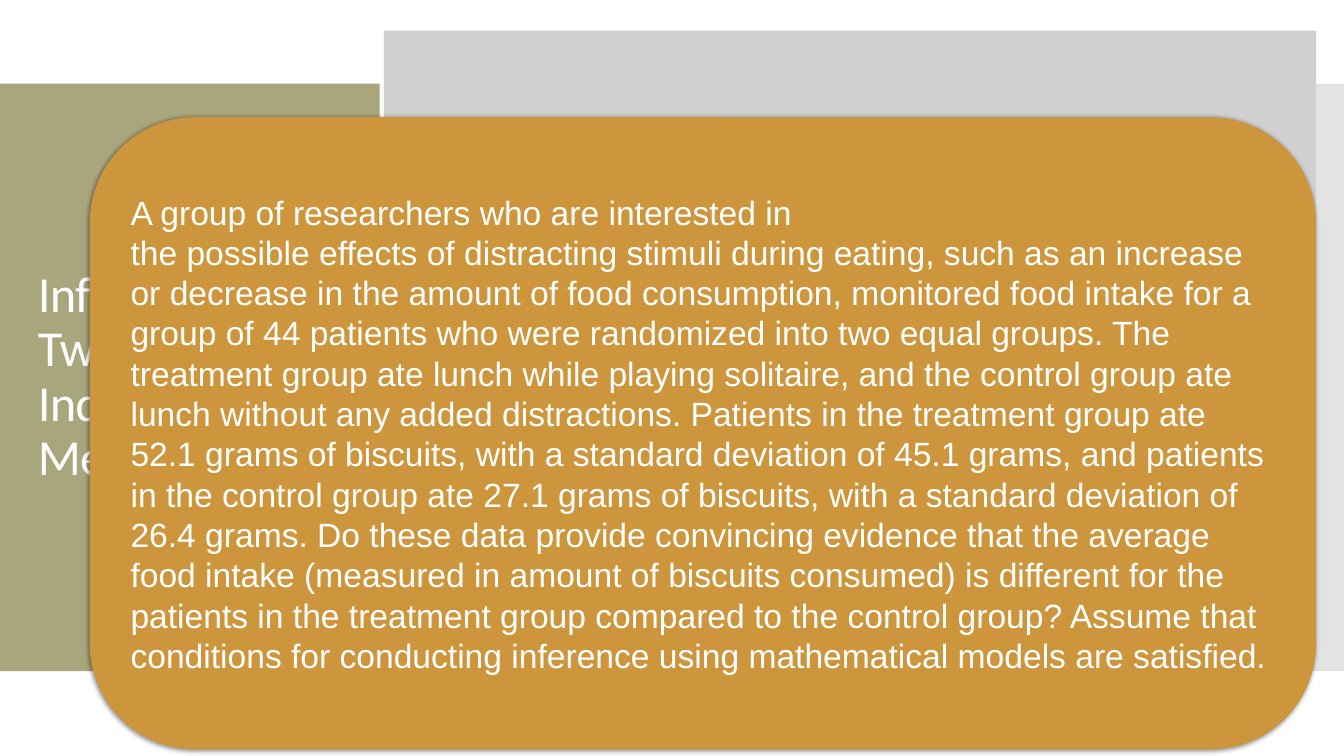
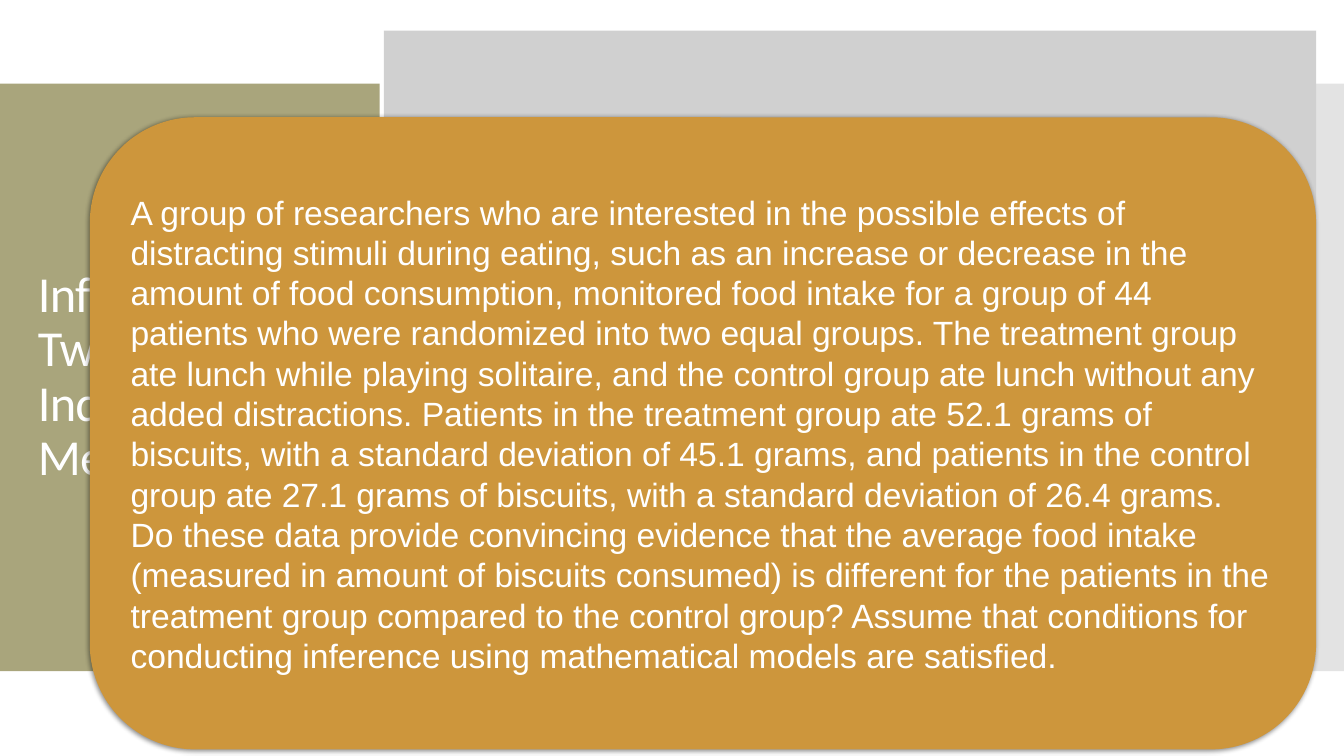
Before and after one commit to amosca01/MATH108-S24, a slide deck: slide 32 of slides/13-numerical-inference-pt1.pptx (slide 31 before the commit). Drawn at 1344x756 pixels with LibreOffice and Linux fonts; fonts in the diff are those of the drawing; grey boxes stand for pictures. Boxes give left, top, right and bottom in pixels: in the first picture for what was removed or moved away, otherwise in the second. Text is boxed around its words. In the diff, an @@ line names an element or a change of style, - is before the commit and + after.

```diff
--- a/slides/13-numerical-inference-pt1.pptx
+++ b/slides/13-numerical-inference-pt1.pptx
@@ text in rounded rectangle at box(131, 200, 1269, 675): text changed @@
-A group of researchers who are interested in
-the possible effects of distracting stimuli during eating, such as an increase or decrease in the amount of food consumption, monitored food intake for a group of 44 patients who were randomized into two equal groups. The treatment group ate lunch while playing solitaire, and the control group ate lunch without any added distractions. Patients in the treatment group ate 52.1 grams of biscuits, with a standard deviation of 45.1 grams, and patients in the control group ate 27.1 grams of biscuits, with a standard deviation of 26.4 grams. Do these data provide convincing evidence that the average food intake (measured in amount of biscuits consumed) is different for the patients in the treatment group compared to the control group? Assume that conditions for conducting inference using mathematical models are satisfied.
+A group of researchers who are interested in the possible effects of distracting stimuli during eating, such as an increase or decrease in the amount of food consumption, monitored food intake for a group of 44 patients who were randomized into two equal groups. The treatment group ate lunch while playing solitaire, and the control group ate lunch without any added distractions. Patients in the treatment group ate 52.1 grams of biscuits, with a standard deviation of 45.1 grams, and patients in the control group ate 27.1 grams of biscuits, with a standard deviation of 26.4 grams. Do these data provide convincing evidence that the average food intake (measured in amount of biscuits consumed) is different for the patients in the treatment group compared to the control group? Assume that conditions for conducting inference using mathematical models are satisfied.
```
Also in this commit, not shown: 1 other slide changed, 1 slide added, 10 other files.
